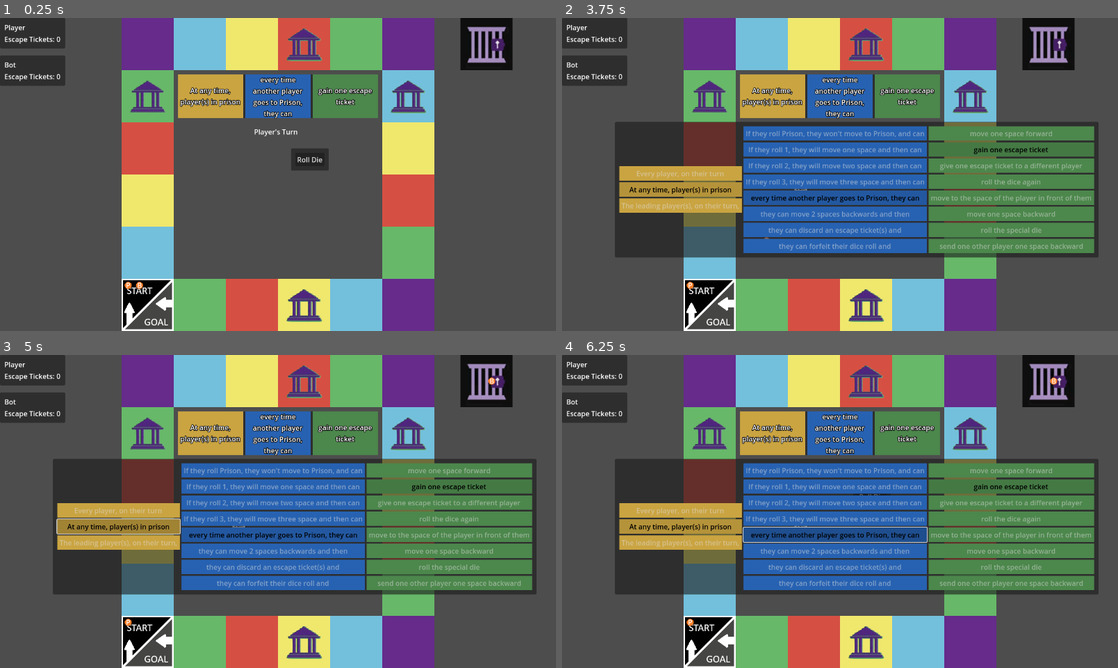
Above: before the commit, frames 1-4 (two rows, left to right).
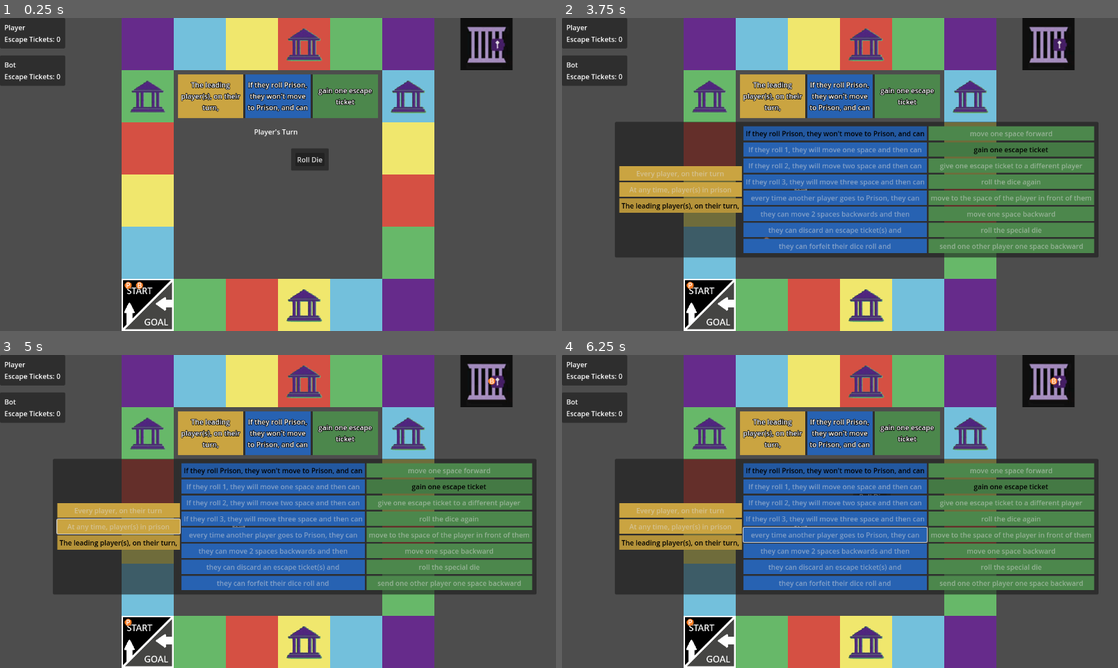
Above: after the commit, the same moments.

Repository: tjfeldman/RulesRace
Game: Godot game, scene res://rules_race_board.tscn
Two runs of this game, one before a commit and one after it. Both use one fixed random seed, a clock stepped at 60 frames per second and the inputs below.
Inputs (mouse positions are in pixels of both pictures, inside the frame that each line leads up to):
- Up to frame 1 (0.25 s): no input
- Up to frame 2 (3.75 s): click "Roll Die" at 0.5 s; tap Enter at 1.25, 3.5 s; move the mouse to (962, 158) at 1.27 s; click (962, 158) at 1.42 s; click "End Turn" at 2 s; tap Space at 2.75 s; move the mouse to (728, 190) at 2.77 s; click (728, 190) at 2.92 s; move the mouse to (895, 105) at 3.52 s; click (895, 105) at 3.67 s
- Up to frame 3 (5 s): click (116, 527) at 4.25 s, where only the run before the commit has a clickable "At any time, player(s) in pri…"
- Up to frame 4 (6.25 s): click (678, 542) at 5 s, where only the run after the commit has a clickable "The leading player(s), on the…"; click (834, 533) at 5.75 s, where only the run before the commit has a clickable "every time another player goe…"

The runs differ from the first frame. In frame 1, 1.5% of the frame differs, in the area x 32-56%, y 18-33%; in frame 2, 2.6%; in frame 3, 3.4%; in frame 4, 3.8%, in the area x 10-66%, y 18-62%.

Commit message:
Added new event die_rolled for when main has finished handling the die's roll outcome. player_moved signal is now for whenever the player moves and is used to track the leading player. Added check for leading player rule so that only the leading player benefits.
Signed-off-by: Tyler Feldman <tyler.feldman148@gmail.com>

Diff:
--- a/scripts/ActionManager.gd
+++ b/scripts/ActionManager.gd
@@ -39,7 +39,7 @@
 func _ready() -> void:
 	#connect events
 	Events.start_turn.connect(_next_turn);
-	Events.player_moved.connect(_player_moved);
+	Events.die_rolled.connect(_die_rolled);
 	Events.gain_die_roll.connect(_gain_die);
 	Events.forfeit_die_roll.connect(_forfeit_die);
 	Events.group_rule_finished.connect(_show_actions);
@@ -57,7 +57,7 @@
 		else:
 			self.visible = true;
 
-func _player_moved():
+func _die_rolled():
 	#remove the extra dice the player has one
 	if _hasNormalDie or _hasSpecialDie:
 		_currentTurnState = TurnState.CAN_ROLL;
--- a/scripts/Events.gd
+++ b/scripts/Events.gd
@@ -13,6 +13,7 @@
 
 #Turn Events
 signal start_turn();
+signal die_rolled();
 signal turn_state_changed();
 signal end_turn();
 
@@ -22,7 +23,7 @@
 signal gain_die_roll(special: bool);
 
 #Move Events
-signal player_moved();
+signal player_moved(player: Player);
 signal player_reached_goal(player: Player);
 
 #Group Rule Events
--- a/scripts/GroupRuleSelector.gd
+++ b/scripts/GroupRuleSelector.gd
@@ -53,6 +53,8 @@
 			return PlayerManager.getCurrentTurnPlayer() == triggerPlayer;
 		When.PRISON:
 			return triggerPlayer.isInJail();
+		When.LEADING:
+			return PlayerManager.getLeadingPlayer() == triggerPlayer;
 		_:
 			return false;
 
@@ -80,8 +82,8 @@
 
 func random_rule():
 	#select random group rules
-	selectedWhenRule = whenGroupButtons[1];
-	selectedTriggerRule = triggerGroupButtons[4];
+	selectedWhenRule = whenGroupButtons[2];
+	selectedTriggerRule = triggerGroupButtons[0];
 	selectedEffectRule = effectGroupButtons[1];
 
 	#toggle selected
--- a/scripts/Main.gd
+++ b/scripts/Main.gd
@@ -56,7 +56,7 @@
 	var currentPlayer = PlayerManager.getCurrentTurnPlayer();
 	if await group_rule_manager.checkRollTrigger(currentPlayer, roll):
 		turn_status.text = "%s triggered the group rule" %currentPlayer.playerName;
-		Events.emit_signal("player_moved");
+		Events.emit_signal("die_rolled");
 		return;
 
 	match roll:
@@ -64,12 +64,10 @@
 			var sentToJail = await currentPlayer.sendToJail();
 			if sentToJail:
 				turn_status.text = "%s went to jail" %currentPlayer.playerName;
-			Events.emit_signal("player_moved");
 		"Escape":
 			var escapeFromJail = await currentPlayer.escapeFromJail();
 			if escapeFromJail:
 				turn_status.text = "%s escaped jail" %currentPlayer.playerName;
-			Events.emit_signal("player_moved");
 		_:
 			if !currentPlayer.isInJail():
 				turn_status.text = "%s is moving %s spaces" %[currentPlayer.playerName, roll];
@@ -78,7 +76,7 @@
 				if board.isOfficeSpace(currentPlayer.getBoardPosition()):
 					turn_status.text = "%s landed on office" %currentPlayer.playerName;
 					await _prompt_for_office_reward(currentPlayer);
-			Events.emit_signal("player_moved");
+	Events.emit_signal("die_rolled");
 
 
 #TODO: Factor for more than 2 players
--- a/scripts/Player.gd
+++ b/scripts/Player.gd
@@ -62,6 +62,7 @@
 		else:
 			await _movePlayerBackward();
 			x += 1;
+	Events.emit_signal("player_moved", self);
 
 func moveToPlayer(player: Player):
 	var dist = player.getBoardPosition() - _boardPosition;
@@ -72,6 +73,7 @@
 		else:
 			await _movePlayerBackward();
 			dist += 1;
+	Events.emit_signal("player_moved", self);
 
 func _movePlayerForward():
 	#prevent movement if player is in jail or has finished
--- a/scripts/PlayerManager.gd
+++ b/scripts/PlayerManager.gd
@@ -4,24 +4,37 @@
 @export var board: Gameboard;
 
 static var _players : Array[Player];
+static var _leadingPlayer: Player = null;
+static var _leadingPos: int = 0;
 static func getPlayers(): return _players.duplicate();
+static func getLeadingPlayer(): return _leadingPlayer;
 
 static var _currentTurnPlayer : int = 0;
 static func getCurrentTurnPlayer(): return _players[_currentTurnPlayer];
 
 func _ready() -> void:
+	Events.player_moved.connect(_update_leading_player);
 	for child in self.get_children():
 		if child is Player:
 			child.board = board;
 			_players.append(child);
 
+func _update_leading_player(player: Player):
+	#The leading player is the single player who is furthest away on the board
+	var pos = player.getBoardPosition();
+	if pos > _leadingPos:
+		_leadingPos = pos;
+		_leadingPlayer = player;
+	elif pos == _leadingPos:
+		#players do not share leads
+		_leadingPlayer = null;
+
+#STATIC FUNCTIONS
 static func nextTurn():
 	_currentTurnPlayer += 1;
 	if _currentTurnPlayer >= _players.size():
 		_currentTurnPlayer -= _players.size();
 	Events.emit_signal("start_turn");
-
-#TODO: Add function to track leading player
 
 static func getPlayerAhead(player: Player):
 	#This isn't optimized, but max player size will be 12 so the affect is negligible
Not shown, changed: README.md
